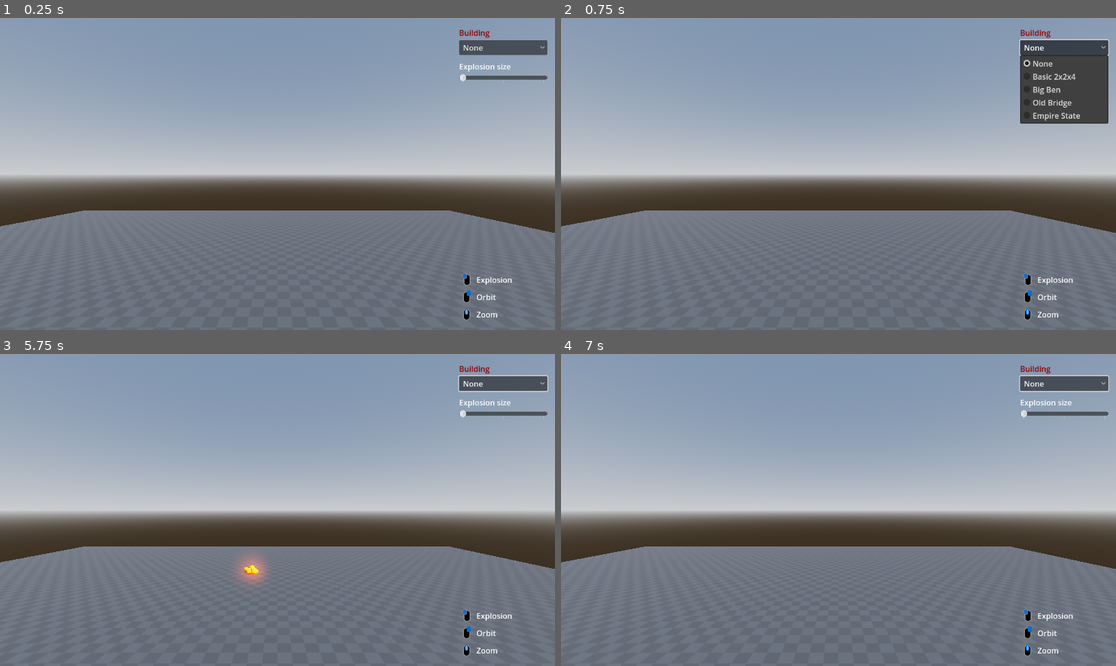
Above: before the commit, frames 1-4 (two rows, left to right).
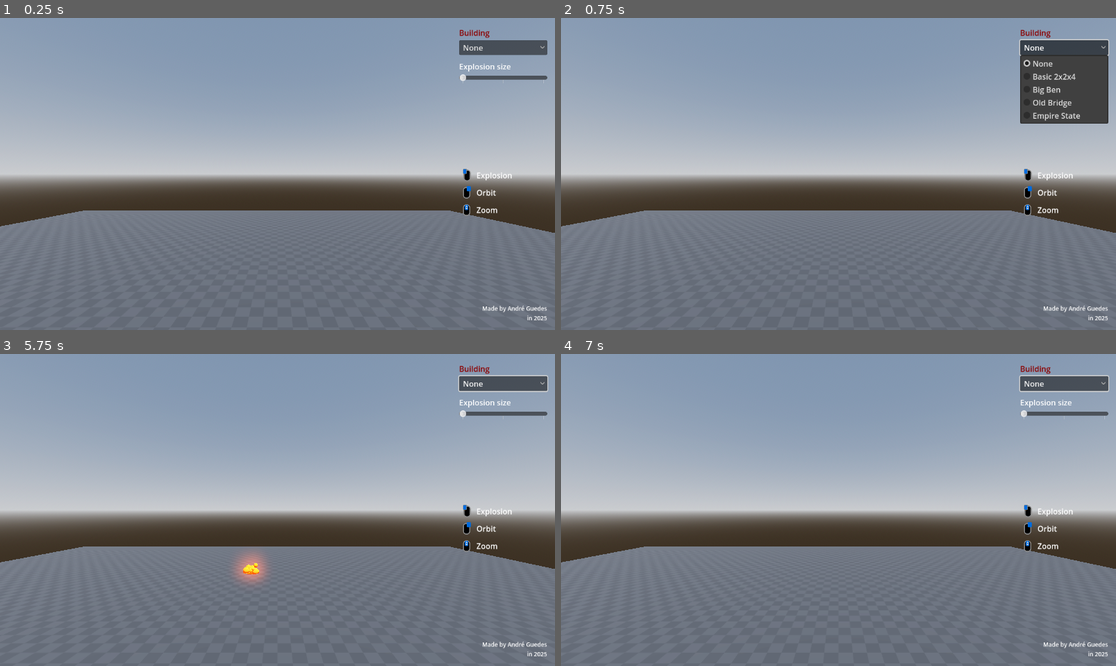
Above: after the commit, the same moments.

Repository: crei0/building-teardown
Game: Godot game, scene res://sandbox.tscn
Two runs of this game, one before a commit and one after it. Both use one fixed random seed, a clock stepped at 60 frames per second and the inputs below.
Inputs (mouse positions are in pixels of both pictures, inside the frame that each line leads up to):
- Up to frame 1 (0.25 s): no input
- Up to frame 2 (0.75 s): click "None" at 0.5 s
- Up to frame 3 (5.75 s): click "None" at 1.25 s; click "None" at 2 s; tap Enter at 2.75, 4.25 s; move the mouse to (399, 494) at 2.77 s; click (399, 494) at 2.85 s; tap Space at 3.5, 5 s; move the mouse to (166, 525) at 3.52 s; right-click (166, 525) at 3.6 s; click (166, 525) at 3.67 s; move the mouse to (333, 441) at 4.27 s; tap Mouse wheel down (mouse_wheel_down) at 4.35 s; click (333, 441) at 4.42 s; move the mouse to (249, 572) at 5.02 s; tap Mouse wheel up (mouse_wheel_up) at 5.1 s; click (249, 572) at 5.17 s
- Up to frame 4 (7 s): move the mouse to (1005, 556) at 5.77 s; click (1005, 556) at 5.85 s; move the mouse to (672, 463) at 6.52 s; right-click (672, 463) at 6.6 s; click (672, 463) at 6.67 s

The runs differ from the first frame. In frame 1, 0.6% of the frame differs, in the area x 83-99%, y 48-97%; in frame 2, 0.6%; in frame 3, 0.7%, in the area x 43-99%, y 48-97%; in frame 4, 0.6%.

Commit message:
Changed app icon, changed export settings

Diff:
--- a/icon.svg
+++ /dev/null
@@ -1 +0,0 @@
-<svg xmlns="http://www.w3.org/2000/svg" width="128" height="128"><rect width="124" height="124" x="2" y="2" fill="#363d52" stroke="#212532" stroke-width="4" rx="14"/><g fill="#fff" transform="translate(12.322 12.322)scale(.101)"><path d="M105 673v33q407 354 814 0v-33z"/><path fill="#478cbf" d="m105 673 152 14q12 1 15 14l4 67 132 10 8-61q2-11 15-15h162q13 4 15 15l8 61 132-10 4-67q3-13 15-14l152-14V427q30-39 56-81-35-59-83-108-43 20-82 47-40-37-88-64 7-51 8-102-59-28-123-42-26 43-46 89-49-7-98 0-20-46-46-89-64 14-123 42 1 51 8 102-48 27-88 64-39-27-82-47-48 49-83 108 26 42 56 81zm0 33v39c0 276 813 276 814 0v-39l-134 12-5 69q-2 10-14 13l-162 11q-12 0-16-11l-10-65H446l-10 65q-4 11-16 11l-162-11q-12-3-14-13l-5-69z"/><path d="M483 600c0 34 58 34 58 0v-86c0-34-58-34-58 0z"/><circle cx="725" cy="526" r="90"/><circle cx="299" cy="526" r="90"/></g><g fill="#414042" transform="translate(12.322 12.322)scale(.101)"><circle cx="307" cy="532" r="60"/><circle cx="717" cy="532" r="60"/></g></svg>
--- a/nodes/Explosion/ExplosionUsingArea2D.tscn
+++ b/nodes/Explosion/ExplosionUsingArea2D.tscn
@@ -10,7 +10,7 @@
 tracks/0/type = "value"
 tracks/0/imported = false
 tracks/0/enabled = true
-tracks/0/path = NodePath("DebrisGPUParticles3D:emitting")
+tracks/0/path = NodePath("GpuParticles3dContainerNode3D/DebrisGPUParticles3D:emitting")
 tracks/0/interp = 1
 tracks/0/loop_wrap = true
 tracks/0/keys = {
@@ -22,7 +22,7 @@
 tracks/1/type = "value"
 tracks/1/imported = false
 tracks/1/enabled = true
-tracks/1/path = NodePath("FireGPUParticles3D:emitting")
+tracks/1/path = NodePath("GpuParticles3dContainerNode3D/FireGPUParticles3D:emitting")
 tracks/1/interp = 1
 tracks/1/loop_wrap = true
 tracks/1/keys = {
@@ -34,7 +34,7 @@
 tracks/2/type = "value"
 tracks/2/imported = false
 tracks/2/enabled = true
-tracks/2/path = NodePath("SmokeGPUParticles3D2:emitting")
+tracks/2/path = NodePath("GpuParticles3dContainerNode3D/SmokeGPUParticles3D2:emitting")
 tracks/2/interp = 1
 tracks/2/loop_wrap = true
 tracks/2/keys = {
@@ -62,7 +62,7 @@
 tracks/0/type = "value"
 tracks/0/imported = false
 tracks/0/enabled = true
-tracks/0/path = NodePath("DebrisGPUParticles3D:emitting")
+tracks/0/path = NodePath("GpuParticles3dContainerNode3D/DebrisGPUParticles3D:emitting")
 tracks/0/interp = 1
 tracks/0/loop_wrap = true
 tracks/0/keys = {
@@ -74,7 +74,7 @@
 tracks/1/type = "value"
 tracks/1/imported = false
 tracks/1/enabled = true
-tracks/1/path = NodePath("FireGPUParticles3D:emitting")
+tracks/1/path = NodePath("GpuParticles3dContainerNode3D/FireGPUParticles3D:emitting")
 tracks/1/interp = 1
 tracks/1/loop_wrap = true
 tracks/1/keys = {
@@ -86,7 +86,7 @@
 tracks/2/type = "value"
 tracks/2/imported = false
 tracks/2/enabled = true
-tracks/2/path = NodePath("SmokeGPUParticles3D2:emitting")
+tracks/2/path = NodePath("GpuParticles3dContainerNode3D/SmokeGPUParticles3D2:emitting")
 tracks/2/interp = 1
 tracks/2/loop_wrap = true
 tracks/2/keys = {
@@ -113,6 +113,10 @@
 &"RESET": SubResource("Animation_4u2h5"),
 &"explode_animation": SubResource("Animation_5k7eq")
 }
+
+[sub_resource type="AudioStreamRandomizer" id="AudioStreamRandomizer_rxfla"]
+streams_count = 1
+stream_0/stream = ExtResource("3_4u2h5")
 
 [sub_resource type="Curve" id="Curve_5k7eq"]
 _data = [Vector2(0, 1), 0.0, 0.0, 0, 0, Vector2(0.7224199, 1), 0.0, 0.0, 0, 0, Vector2(1, 0), 0.0, 0.0, 0, 0]
@@ -215,10 +219,6 @@
 color = Color(0.28, 0.21172668, 0.0644, 1)
 alpha_curve = SubResource("CurveTexture_m6p7x")
 
-[sub_resource type="AudioStreamRandomizer" id="AudioStreamRandomizer_rxfla"]
-streams_count = 1
-stream_0/stream = ExtResource("3_4u2h5")
-
 [node name="ExplosionUsingArea2d" type="Area3D"]
 collision_layer = 512
 collision_mask = 512
@@ -234,7 +234,17 @@
 &"": SubResource("AnimationLibrary_rxfla")
 }
 
-[node name="DebrisGPUParticles3D" type="GPUParticles3D" parent="."]
+[node name="AudioStreamPlayer3D" type="AudioStreamPlayer3D" parent="."]
+unique_name_in_owner = true
+stream = SubResource("AudioStreamRandomizer_rxfla")
+unit_size = 10000.0
+max_polyphony = 4
+
+[node name="GpuParticles3dContainerNode3D" type="Node3D" parent="."]
+unique_name_in_owner = true
+
+[node name="DebrisGPUParticles3D" type="GPUParticles3D" parent="GpuParticles3dContainerNode3D"]
+unique_name_in_owner = true
 transform = Transform3D(0.5, 0, 0, 0, 0.5, 0, 0, 0, 0.5, 0, 0, 0)
 emitting = false
 amount = 24
@@ -245,17 +255,19 @@
 process_material = SubResource("ParticleProcessMaterial_5k7eq")
 draw_pass_1 = SubResource("CylinderMesh_5k7eq")
 
-[node name="FireGPUParticles3D" type="GPUParticles3D" parent="."]
+[node name="FireGPUParticles3D" type="GPUParticles3D" parent="GpuParticles3dContainerNode3D"]
+unique_name_in_owner = true
 transform = Transform3D(0.5, 0, 0, 0, 0.5, 0, 0, 0, 0.5, 0, 0, 0)
 emitting = false
-amount = 12
+amount = 24
 one_shot = true
 explosiveness = 1.0
 fixed_fps = 60
 process_material = SubResource("ParticleProcessMaterial_4u2h5")
 draw_pass_1 = SubResource("SphereMesh_5k7eq")
 
-[node name="SmokeGPUParticles3D2" type="GPUParticles3D" parent="."]
+[node name="SmokeGPUParticles3D2" type="GPUParticles3D" parent="GpuParticles3dContainerNode3D"]
+unique_name_in_owner = true
 transform = Transform3D(0.5, 0, 0, 0, 0.5, 0, 0, 0, 0.5, 0, 0, 0)
 emitting = false
 amount = 24
@@ -265,10 +277,5 @@
 process_material = SubResource("ParticleProcessMaterial_bsirg")
 draw_pass_1 = SubResource("SphereMesh_5k7eq")
 
-[node name="AudioStreamPlayer3D" type="AudioStreamPlayer3D" parent="."]
-stream = SubResource("AudioStreamRandomizer_rxfla")
-unit_size = 10000.0
-max_polyphony = 4
-
 [connection signal="body_entered" from="." to="." method="_on_body_entered"]
 [connection signal="animation_finished" from="AnimationPlayer" to="." method="_on_animation_player_animation_finished"]
--- a/nodes/Explosion/ExplosionUsingArea2d.gd
+++ b/nodes/Explosion/ExplosionUsingArea2d.gd
@@ -8,6 +8,7 @@
 
 @onready var collision_shape_3d: CollisionShape3D = %CollisionShape3D
 @onready var animation_player: AnimationPlayer = %AnimationPlayer
+@onready var gpu_particles_3d_container_node_3d: Node3D = %GpuParticles3dContainerNode3D
 
 var _worldspace: PhysicsDirectSpaceState3D
 
@@ -19,10 +20,17 @@
 	if !collision_shape_3d:
 		collision_shape_3d = get_node("%CollisionShape3D") as CollisionShape3D
 
+	if !gpu_particles_3d_container_node_3d:
+		gpu_particles_3d_container_node_3d = get_node("%GpuParticles3dContainerNode3D") as Node3D
 
-	if collision_shape_3d:
-		collision_shape_3d.scale = Vector3(explosion_size_multiplier, explosion_size_multiplier, explosion_size_multiplier)
-		#print("ExplosionUsingArea2d > _set_explosion_size_multiplier() > collision_shape_3d.scale = ", collision_shape_3d.scale)
+	if (
+		collision_shape_3d and
+		gpu_particles_3d_container_node_3d
+	):
+		var explosion_scale: Vector3 = Vector3(explosion_size_multiplier, explosion_size_multiplier, explosion_size_multiplier)
+
+		collision_shape_3d.scale = explosion_scale
+		gpu_particles_3d_container_node_3d.scale = explosion_scale
 
 
 func _ready() -> void:
--- a/nodes/PlayerCamera/PlayerCamera.tscn
+++ b/nodes/PlayerCamera/PlayerCamera.tscn
@@ -18,6 +18,20 @@
 corner_radius_bottom_right = 3
 corner_radius_bottom_left = 3
 corner_detail = 5
+
+[sub_resource type="StyleBoxLine" id="StyleBoxLine_sjil2"]
+content_margin_left = 4.0
+content_margin_top = 0.0
+content_margin_right = 4.0
+content_margin_bottom = 0.0
+color = Color(0, 0, 0, 0)
+
+[sub_resource type="StyleBoxLine" id="StyleBoxLine_i5y45"]
+content_margin_left = 4.0
+content_margin_top = 0.0
+content_margin_right = 4.0
+content_margin_bottom = 0.0
+color = Color(0, 0, 0, 0)
 
 [node name="PlayerCamera" type="Node3D" node_paths=PackedStringArray("explosions_container_node_3d")]
 script = ExtResource("1_k3tdu")
@@ -94,6 +108,7 @@
 [node name="HSeparator" type="HSeparator" parent="UiCanvasLayer/RightSidebarVBoxContainer"]
 layout_mode = 2
 size_flags_vertical = 10
+theme_override_styles/separator = SubResource("StyleBoxLine_sjil2")
 
 [node name="ExplosionHBoxContainer" type="HBoxContainer" parent="UiCanvasLayer/RightSidebarVBoxContainer"]
 custom_minimum_size = Vector2(0, 32)
@@ -134,5 +149,17 @@
 layout_mode = 2
 text = "Zoom"
 
+[node name="HSeparator3" type="HSeparator" parent="UiCanvasLayer/RightSidebarVBoxContainer"]
+layout_mode = 2
+size_flags_vertical = 10
+theme_override_styles/separator = SubResource("StyleBoxLine_i5y45")
+
+[node name="MadeByLabel" type="Label" parent="UiCanvasLayer/RightSidebarVBoxContainer"]
+layout_mode = 2
+theme_override_font_sizes/font_size = 12
+text = "Made by André Guedes
+in 2025"
+horizontal_alignment = 2
+
 [connection signal="item_selected" from="UiCanvasLayer/RightSidebarVBoxContainer/LoadBuildingOptionButton" to="." method="_on_load_building_option_button_item_selected"]
 [connection signal="value_changed" from="UiCanvasLayer/RightSidebarVBoxContainer/ExplosionSizeHSlider" to="." method="_on_explosion_size_h_slider_value_changed"]
--- a/project.godot
+++ b/project.godot
@@ -13,7 +13,8 @@
 config/name="building-teardown"
 run/main_scene="uid://dfuttsticrodp"
 config/features=PackedStringArray("4.5", "Forward Plus")
-config/icon="res://icon.svg"
+boot_splash/fullsize=false
+boot_splash/image="uid://dq2scnslk5yv"
 
 [autoload]
 
@@ -84,3 +85,7 @@
 [physics]
 
 3d/physics_engine="Jolt Physics"
+
+[rendering]
+
+textures/vram_compression/import_etc2_astc=true
Not shown, changed: assets/building_blocks/EmpireStateBuilding/EmpireStateBuilding.Block1_BuildingTearDown.png.import
Not shown, changed: assets/building_blocks/grey-outline-1.png.import
Not shown, changed: assets/kenney/dark.png.import
Not shown, changed: assets/kenney/green.png.import
Not shown, changed: assets/kenney/grey.png.import
Not shown, changed: assets/kenney/orange.png.import
Not shown, changed: assets/kenney/purple.png.import
Not shown, changed: assets/kenney/red.png.import
Binary file added: buidling-teardown-icon.png
Not shown, added: buidling-teardown-icon.png.import
Not shown, changed: export_presets.cfg
Binary file removed: exported/building-teardown.apple-touch-icon.png
(and 10 more such lines)
